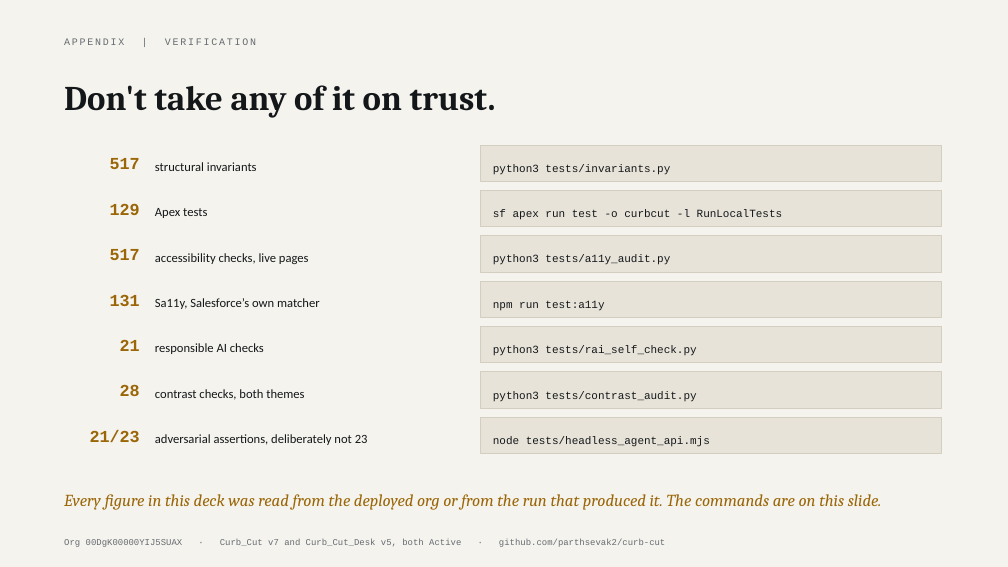
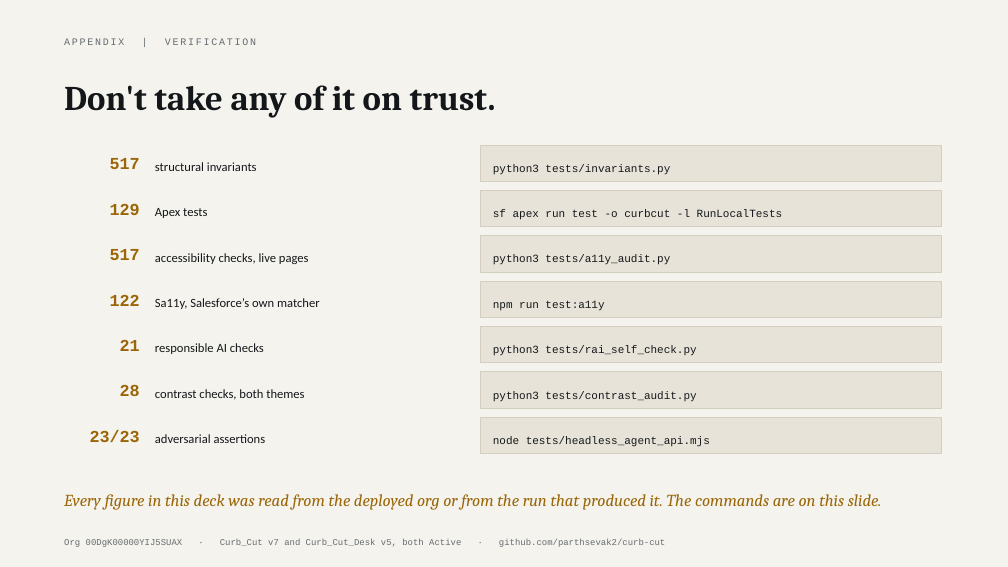
Before and after one commit to parthsevak2/curb-cut, a slide deck: slide 32 of deck/Curb-Cut.pptx. Drawn at 1008x567 pixels with LibreOffice and Linux fonts; fonts in the diff are those of the drawing. Boxes give left, top, right and bottom in pixels: in the first picture for what was removed or moved away, otherwise in the second. Text is boxed around its words. In the diff, an @@ line names an element or a change of style, - is before the commit and + after.

```diff
--- a/deck/Curb-Cut.pptx
+++ b/deck/Curb-Cut.pptx
@@ text at (110,294,140,306): text changed @@
-131
+122
@@ text at (90,430,140,442): text changed @@
-21/23
+23/23
@@ text at (155,434,266,443): text changed @@
-adversarial assertions, deliberately not 23
+adversarial assertions
```
Also in this commit, not shown: 2 other slides changed, 5 other files.
